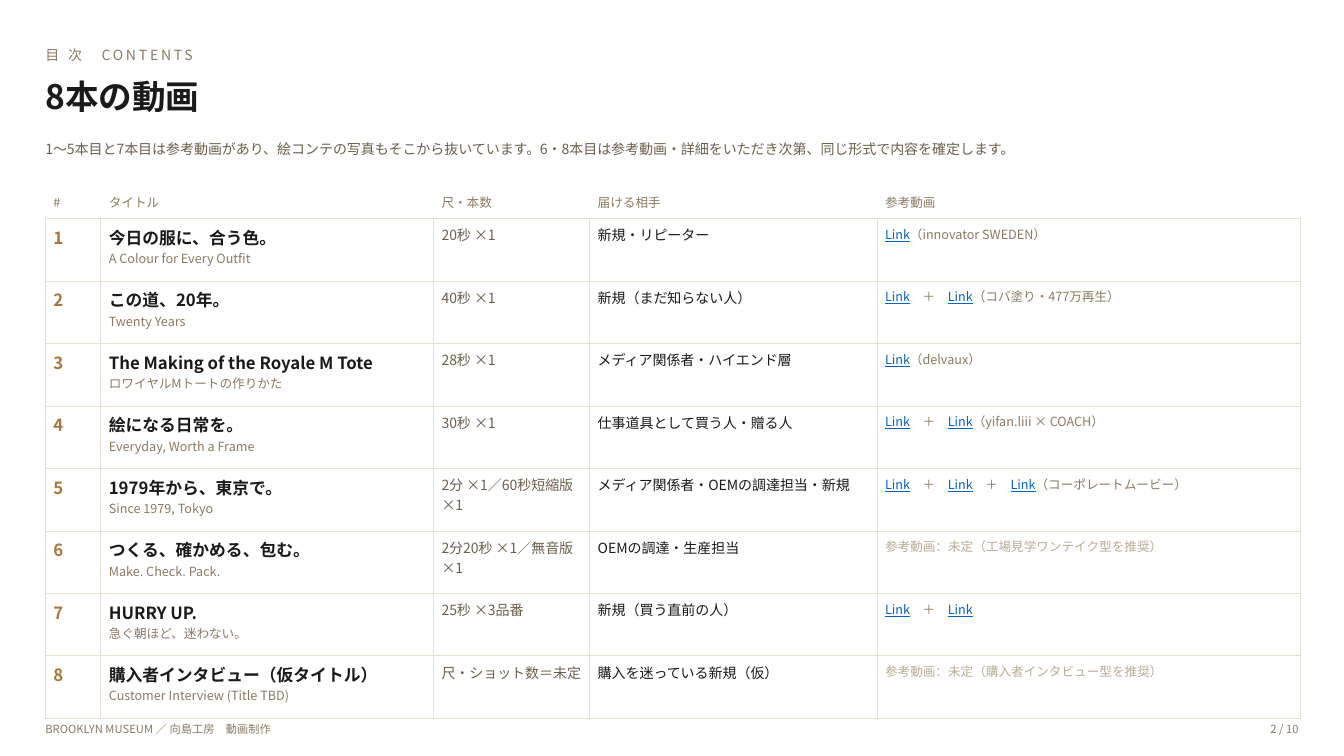
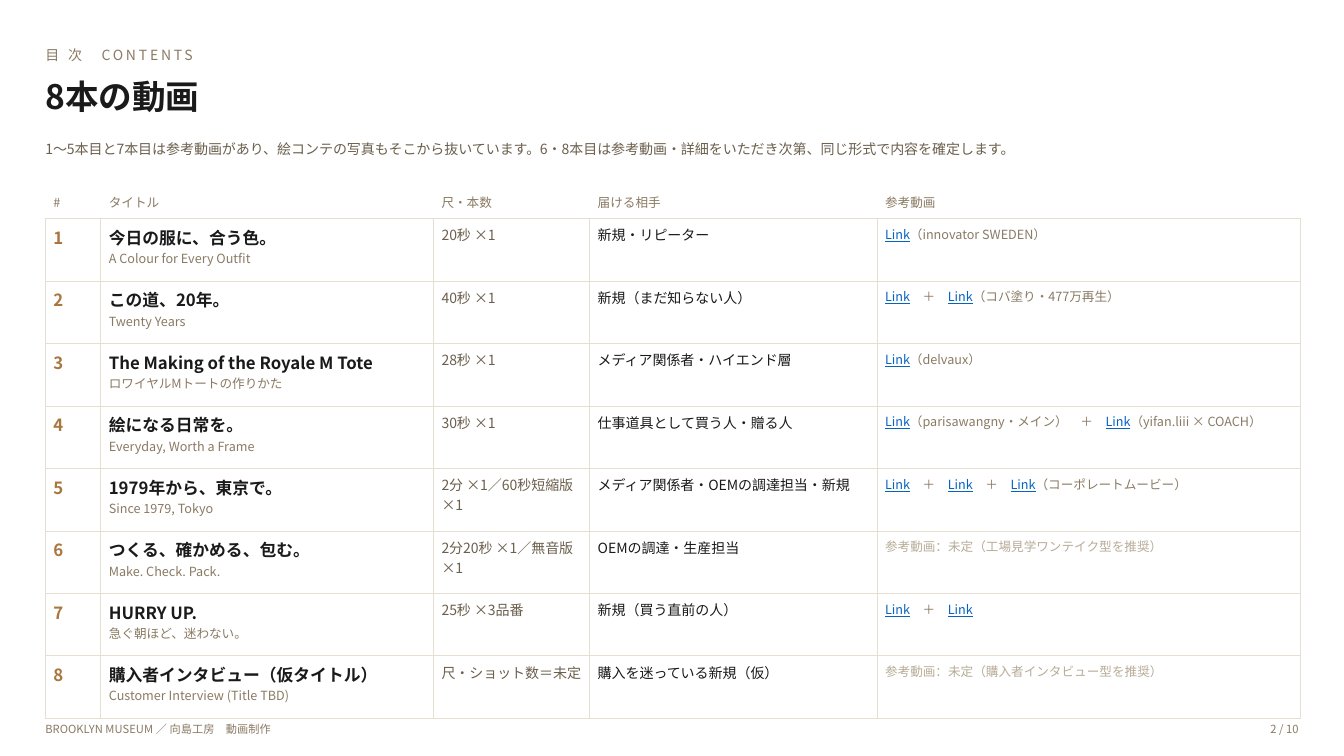
Before and after one commit to Shiori0415/dougaseisaku, a slide deck: slide 2 of pdf/00_動画8本_企画と絵コンテ.pptx. Drawn at 1344x756 pixels with LibreOffice and Linux fonts; fonts in the diff are those of the drawing. Boxes give left, top, right and bottom in pixels: in the first picture for what was removed or moved away, otherwise in the second. Text is boxed around its words. In the diff, an @@ line names an element or a change of style, - is before the commit and + after.

```diff
--- a/pdf/00_動画8本_企画と絵コンテ.pptx
+++ b/pdf/00_動画8本_企画と絵コンテ.pptx
@@ table at (x1=45, y1=187, x2=1301, y2=706) @@
-row 5, column 5: Link ＋ Link（yifan.liii × COACH）
+row 5, column 5: Link（parisawangny・メイン） ＋ Link（yifan.liii × COACH）
```
Also in this commit, not shown: 1 other slide changed, 22 other files.
